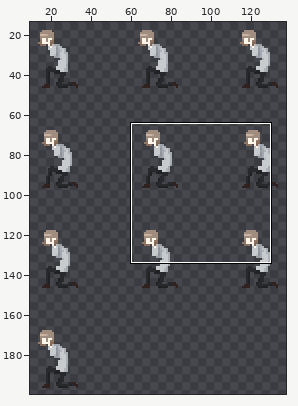
Two states of a sprite sheet, Assets/Animation/Sprite/Selma/Shot_crouch.png. The picture above shows the old version from afar; the outline marks the close-up.
Close-up. Before the edit:
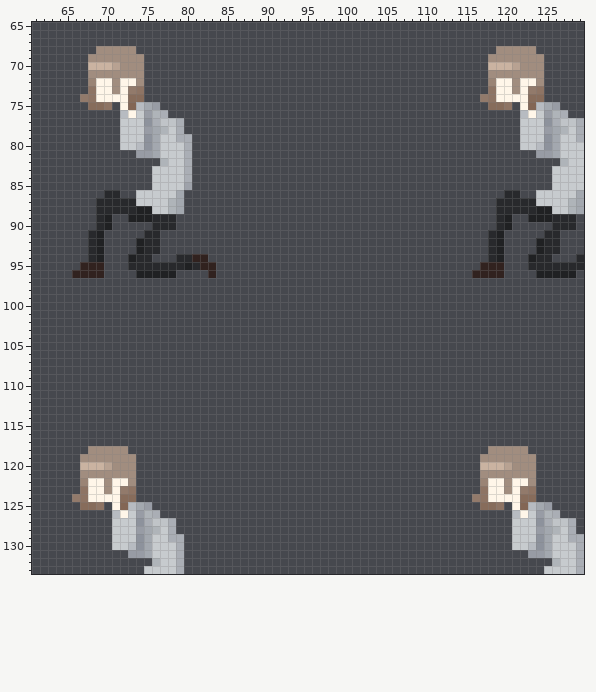
The file is 150x200 pixels. Colours within 5 levels of each other are drawn and written as one. Shown: x 61..129, y 65..133. The wide view leaves out empty margins. The commit also changed other parts of the picture, which this record leaves out.
Once edited:
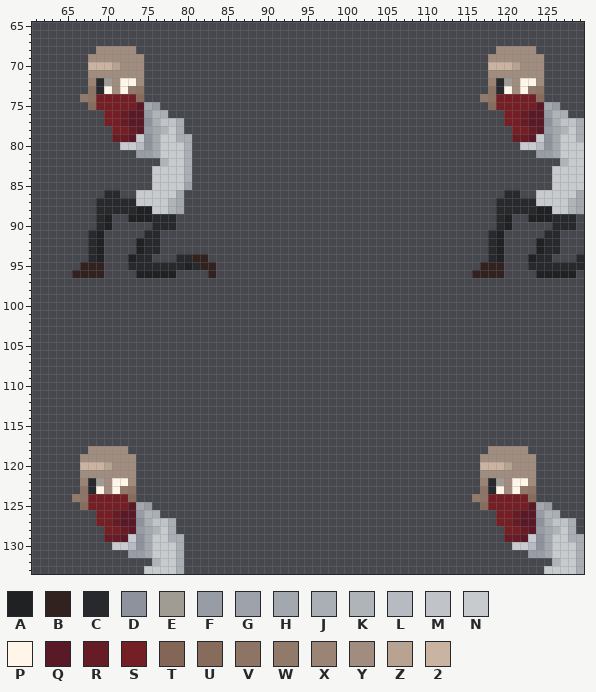
Palette (. is transparent): A #202123  B #31221f  C #28292c  D #8d929c  E #a19c93  F #989ca5  G #9ea2aa  H #a3a8af  J #aaaeb5  K #afb4b9  L #b7bbc1  M #c0c4c8  N #c7cbce  P #fff6e9  Q #591926  R #661c25  S #731f25  T #836655  U #876c5b  V #8e7464  W #927a6b  X #9a8475  Y #a18d7f  Z #b8a292  2 #cab3a1
Difference:
Colour P becomes colour C in rows 72 to 73 at x 69 and 119; in rows 122 to 123 at x 68 and 118.
Colour P becomes colour E in row 72 at x 70 and 120; in row 122 at x 69 and 119.
Colour L becomes colour Q in row 75 at x 74 and 124; in row 125 at x 73 and 123.
Colour N becomes colour Q in row 76 at x 74 and 124; in row 77 at x 73 to 74 and 123 to 124; in row 78 at x 74 and 124; in row 79 at x 73 and 123; in row 126 at x 73 and 123; in row 127 at x 72 to 73 and 122 to 123.
Colour N becomes colour Q in row 128 at x 73 and 123; in row 129 at x 72 and 122.
Colour P becomes colour Q in row 76 at x 73 and 123; in row 126 at x 72 and 122.
The author put colour R in row 79 at x 71 and 121; in row 129 at x 70 and 120.
Colour L becomes colour R in row 76 at x 72 and 122; in row 126 at x 71 and 121.
Colour N becomes colour R in row 77 at x 72 and 122; in row 78 at x 73 and 123; in row 79 at x 72 and 122; in row 127 at x 71 and 121; in row 128 at x 72 and 122; in row 129 at x 71 and 121.
The author put colour S in row 75 at x 71 and 121; in rows 76 to 77 at x 70 to 71 and 120 to 121; in row 78 at x 71 and 121; in row 125 at x 70 and 120; in rows 126 to 127 at x 69 to 70 and 119 to 120; in row 128 at x 70 and 120.
Colour N becomes colour S in row 78 at x 72 and 122; in row 128 at x 71 and 121.
Colour P becomes colour S in row 74 at x 69 to 72 and 119 to 122; in row 75 at x 72 and 122; in row 124 at x 68 to 71 and 118 to 121; in row 125 at x 71 and 121.
Colour T becomes colour S in row 75 at x 73 and 123; in row 125 at x 72 and 122.
Colour U becomes colour S in row 74 at x 73 and 123; in row 75 at x 69 and 119; in row 124 at x 72 and 122; in row 125 at x 68 and 118.
Colour V becomes colour S in row 75 at x 70 and 120; in row 125 at x 69 and 119.
Changed places in both close-ups, as pixel boxes (x1, y1, x2, y2):
changed: (96, 78, 144, 142)
changed: (496, 78, 544, 142)
changed: (88, 478, 136, 542)
changed: (488, 478, 536, 542)
